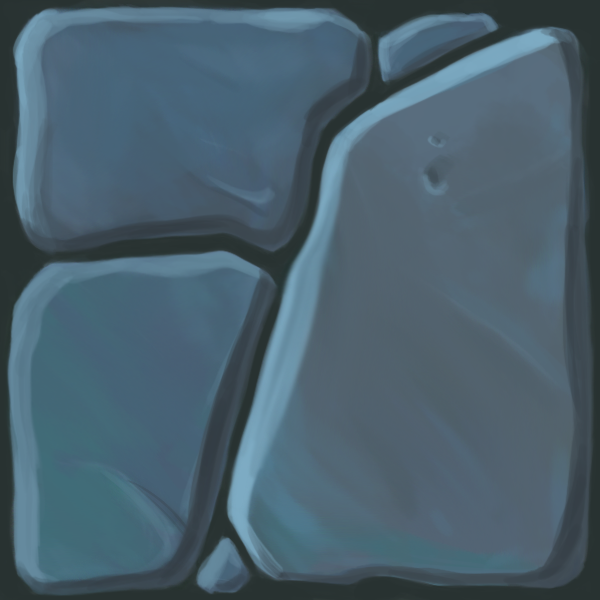
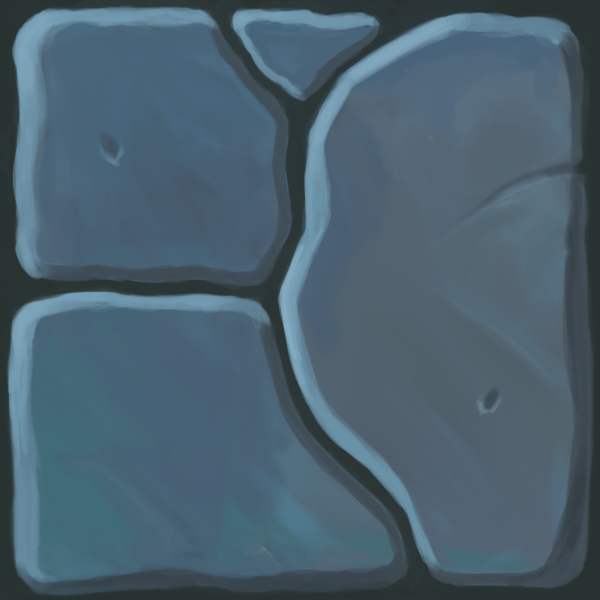
Layered file, before and after one edit (600px x 600px). Changes by layer:
added group "Group 2" with 1 layers above "Layer 8 copy" over [7, 0, 593, 600]
added layer "Layer 8 copy 2" in group "Group 2" over [7, 0, 593, 600]
